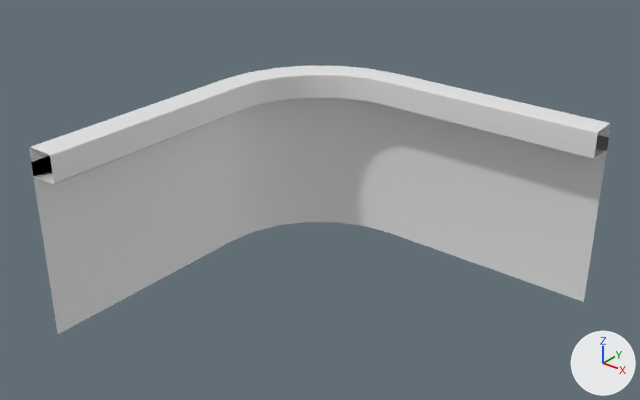
Renders of the FBX model Assets/Models/Modular Kit/Buiding Pieces/Corners/WallCornerConcaveRounded_A.fbx from each side of a commit.
Both versions are drawn from a 50 mm lens placed at (17.31, -20.76, 8.18), pointed at (4.61, -4.88, -1.67). Lighting does not change. The marker at lower right points along +X, +Y and +Z. Where no turn or scale is listed for an object, it has been applied to the vertices.

Objects in the first picture: 'WallCornerConcaveRounded_A'.
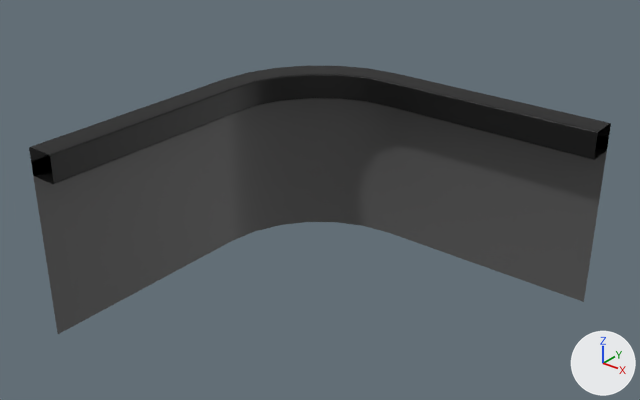
Changed parts and their boxes [x1, y1, x2, y2] in the pictures (640 x 400 px):
part 1 of me_plane_025, recoloured (white to black): [29, 65, 611, 184] in both
part 2 of me_plane_025, recoloured: [33, 98, 607, 334] in both

The edits, one by one:
Material 'Wall' (mat_wall) is new.
Its base color is (0.102, 0.102, 0.102) (dark grey #5a5a5a).
Material 'Railing' (mat_railing) is new.
Its base color is (0.0, 0.0, 0.0) (black #000000).
me_plane_025 has 72 vertices, 64 faces and spans x 0.0..10.0, y -10.0..0.0, z -5.0..0.26.
me_plane_025 is used by ob_wallcornerconcaverounded_a; location (0.0, 0.0, 0.0).
me_plane_025 part 1: all 56 faces centred in x 0.0..7.02, y -7.02..0.0, z -0.49..0.26 switch from no material to mat_railing (black #000000).
me_plane_025 part 2: all 8 faces centred in x 0.0..6.75, y -6.75..0.0, z -2.75 switch from no material to mat_wall (dark grey #5a5a5a).
